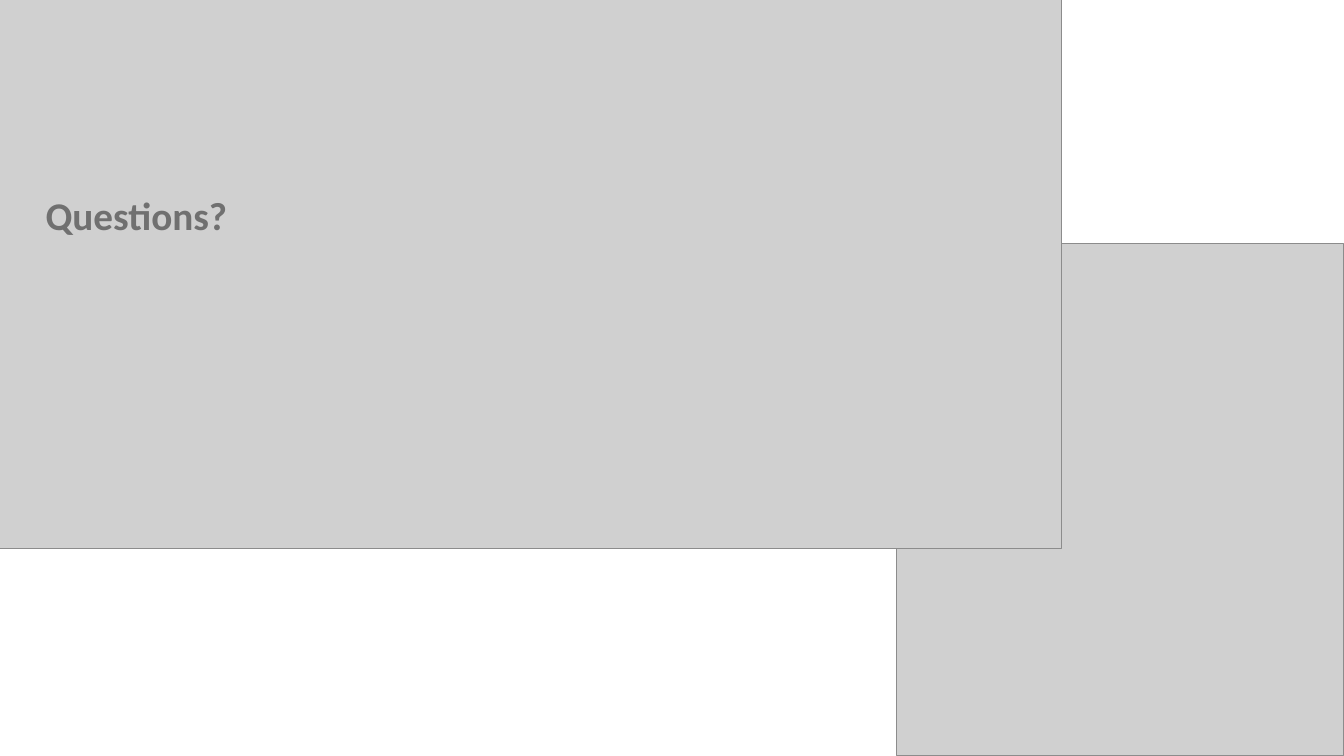
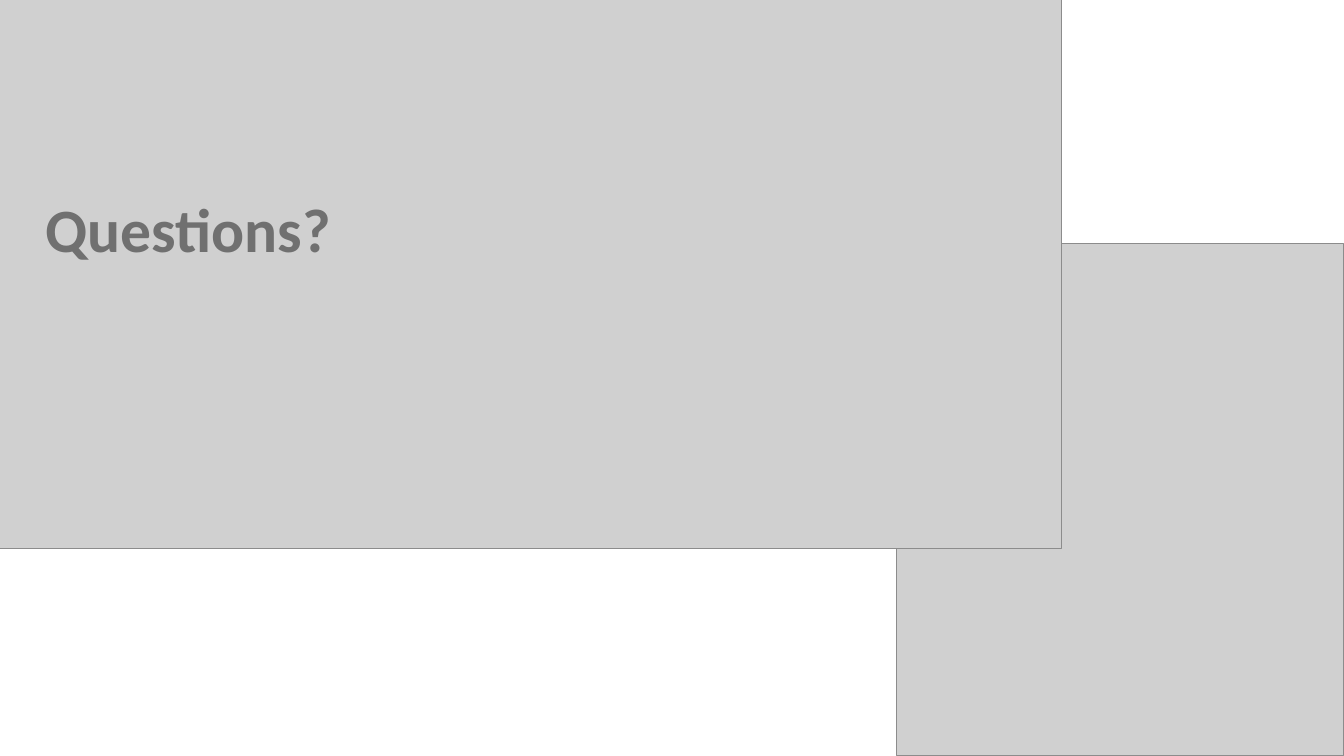
Before and after one commit to stringfestdata/aina-getting-started, a slide deck: slide 6 of aina-getting-started.pptx. Drawn at 1344x756 pixels with LibreOffice and Linux fonts; fonts in the diff are those of the drawing; grey boxes stand for pictures. Boxes give left, top, right and bottom in pixels: in the first picture for what was removed or moved away, otherwise in the second. Text is boxed around its words. In the diff, an @@ line names an element or a change of style, - is before the commit and + after.

```diff
--- a/aina-getting-started.pptx
+++ b/aina-getting-started.pptx
@@ text "Questions?" at box(46, 209, 331, 260): size 28 to 44 pt @@
```
Also in this commit, not shown: 2 other slides changed, 1 slide added, 4 other files.
